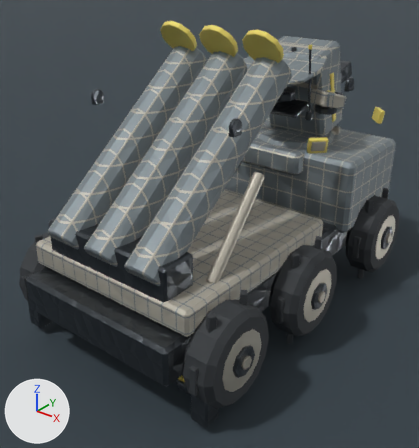
An edit to the Blender file content/source-art/skyguardsam-rigged.blend, drawn before and after from the same camera.
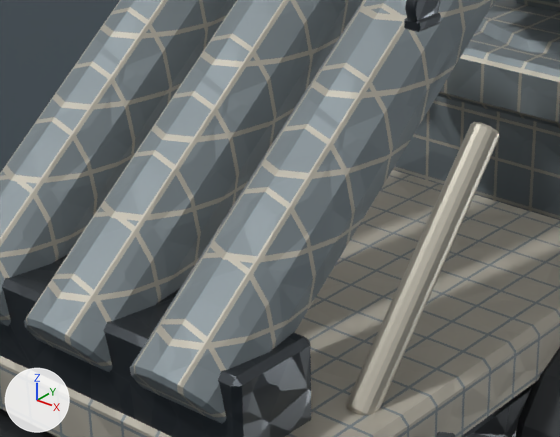
The first picture shows the older version from a 50 mm lens placed at (3.06, -4.1, 3.27), pointed at (-0.03, -0.24, 0.88). The close-ups show the older and then the newer version on the part from 18% to 69% of the width and 28% to 65% of the height of that picture. Only the edits that show in the close-ups are written down. Arrows for +X, +Y and +Z are at lower left; the lights stay in place.

The older version as bpy lines, for what is in view:
```python
me_cylinder_038 = bpy.data.meshes.new('Cylinder.038')
me_cylinder_038.from_pydata(...)  # 48 vertices, 38 faces; spans x -0.17..0.17, y -0.9..0.9, z -0.76..0.76
me_cylinder_038.materials.append(mat_skyguardsam_primaryarmor)
me_cylinder_043 = bpy.data.meshes.new('Cylinder.043')
me_cylinder_043.from_pydata(...)  # 48 vertices, 50 faces; spans x -0.047..0.047, y -0.331..0.331, z -0.376..0.376
me_cylinder_043.materials.append(mat_skyguardsam_wheelrim)  # grey #b8b3a6
me_cylinder_075 = bpy.data.meshes.new('Cylinder.075')
me_cylinder_075.from_pydata(...)  # 60 vertices, 62 faces; spans x -0.0175..0.0175, y -0.0625..0.0625, z -0.0618..0.0618
me_cylinder_075.materials.append(mat_skyguardsam_gunmetal)
ob_skyguardsamarmor_liftinglug_4 = bpy.data.objects.new('SkyguardSAMArmor_LiftingLug_4', me_cylinder_075)
ob_skyguardsamarmor_liftinglug_4.location = (0.72, -0.88, 2.1)
ob_skyguardsamjoint_erectorram_r = bpy.data.objects.new('SkyguardSAMJoint_ErectorRam_R', me_cylinder_043)
ob_skyguardsamjoint_erectorram_r.location = (0.72, -0.85, 1.3)
ob_skyguardsammissile_samcanister_1 = bpy.data.objects.new('SkyguardSAMMissile_SAMCanister_1', me_cylinder_038)
ob_skyguardsammissile_samcanister_1.location = (0.0, -0.78, 1.72)
# also in view: 'SkyguardSAMTurret_RearBustle' at (0.0, 0.84, 1.29); 'SkyguardSAMArmor_ForwardCab' at (0.0, 1.28, 1.02); 'SkyguardSAMMissile_SAMCanister_2' at (0.44, -0.78, 1.72); 'PreviewFloor' at (0.0, 0.0, -0.01); 'SkyguardSAMWheel_Mid_R_TireCarcass' at (0.98, -0.15, 0.5)
```
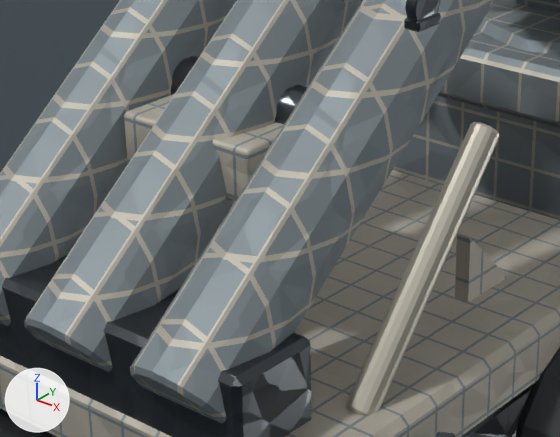
Location of each change, (x1, y1, x2, y2) in pixels of the close-ups (560 x 437 px):
```json
{"object": "SkyguardSAMMissilePod_TrunnionCradle", "change": "added", "after": [124, 94, 284, 201]}
{"object": "SkyguardSAMArmor_Gusset_2", "change": "added", "after": [455, 233, 508, 302]}
{"object": "SkyguardSAMMissilePod_TrunnionAxle", "change": "added", "after": [171, 56, 308, 124]}
```

The change, as JSON lines over the scene's bpy script:
```json
{"op": "add", "block": "me_skyguardsamarmor_gusset_2_mesh", "code": ["me_skyguardsamarmor_gusset_2_mesh = bpy.data.meshes.new('SkyguardSAMArmor_Gusset_2_Mesh')", "me_skyguardsamarmor_gusset_2_mesh.from_pydata([(-0.025, 0.0, 0.0), (0.025, 0.0, 0.0), (0.025, 0.22, 0.0), (-0.025, 0.22, 0.0), (-0.025, 0.0, 0.22), (0.025, 0.0, 0.22)], [], [(0, 1, 2, 3), (0, 4, 5, 1), (1, 5, 2), (0, 3, 4), (4, 3, 2, 5)])", "me_skyguardsamarmor_gusset_2_mesh.materials.append(mat_skyguardsam_lightarmor)"]}
{"op": "add", "block": "me_cylinder_090", "code": ["me_cylinder_090 = bpy.data.meshes.new('Cylinder.090')", "me_cylinder_090.from_pydata(...)  # 60 vertices, 62 faces; spans x -0.34..0.34, y -0.083..0.083, z -0.081..0.081", "me_cylinder_090.materials.append(mat_skyguardsam_gunmetal)"]}
{"op": "add", "block": "me_cube_076", "code": ["me_cube_076 = bpy.data.meshes.new('Cube.076')", "me_cube_076.from_pydata(...)  # 96 vertices, 98 faces; spans x -0.26..0.26, y -0.31..0.31, z -0.09..0.09", "me_cube_076.polygons.foreach_set('use_smooth', [True] * 98)", "me_cube_076.materials.append(mat_skyguardsam_lightarmor)"]}
{"op": "add", "block": "ob_skyguardsamarmor_gusset_2", "code": ["ob_skyguardsamarmor_gusset_2 = bpy.data.objects.new('SkyguardSAMArmor_Gusset_2', me_skyguardsamarmor_gusset_2_mesh)", "ob_skyguardsamarmor_gusset_2.location = (0.7, -0.62, 1.1)"]}
{"op": "add", "block": "ob_skyguardsammissilepod_trunnionaxle", "code": ["ob_skyguardsammissilepod_trunnionaxle = bpy.data.objects.new('SkyguardSAMMissilePod_TrunnionAxle', me_cylinder_090)", "ob_skyguardsammissilepod_trunnionaxle.location = (0.0, -0.78, 1.64)"]}
{"op": "add", "block": "ob_skyguardsammissilepod_trunnioncradle", "code": ["ob_skyguardsammissilepod_trunnioncradle = bpy.data.objects.new('SkyguardSAMMissilePod_TrunnionCradle', me_cube_076)", "ob_skyguardsammissilepod_trunnioncradle.location = (0.0, -0.78, 1.54)"]}
```
